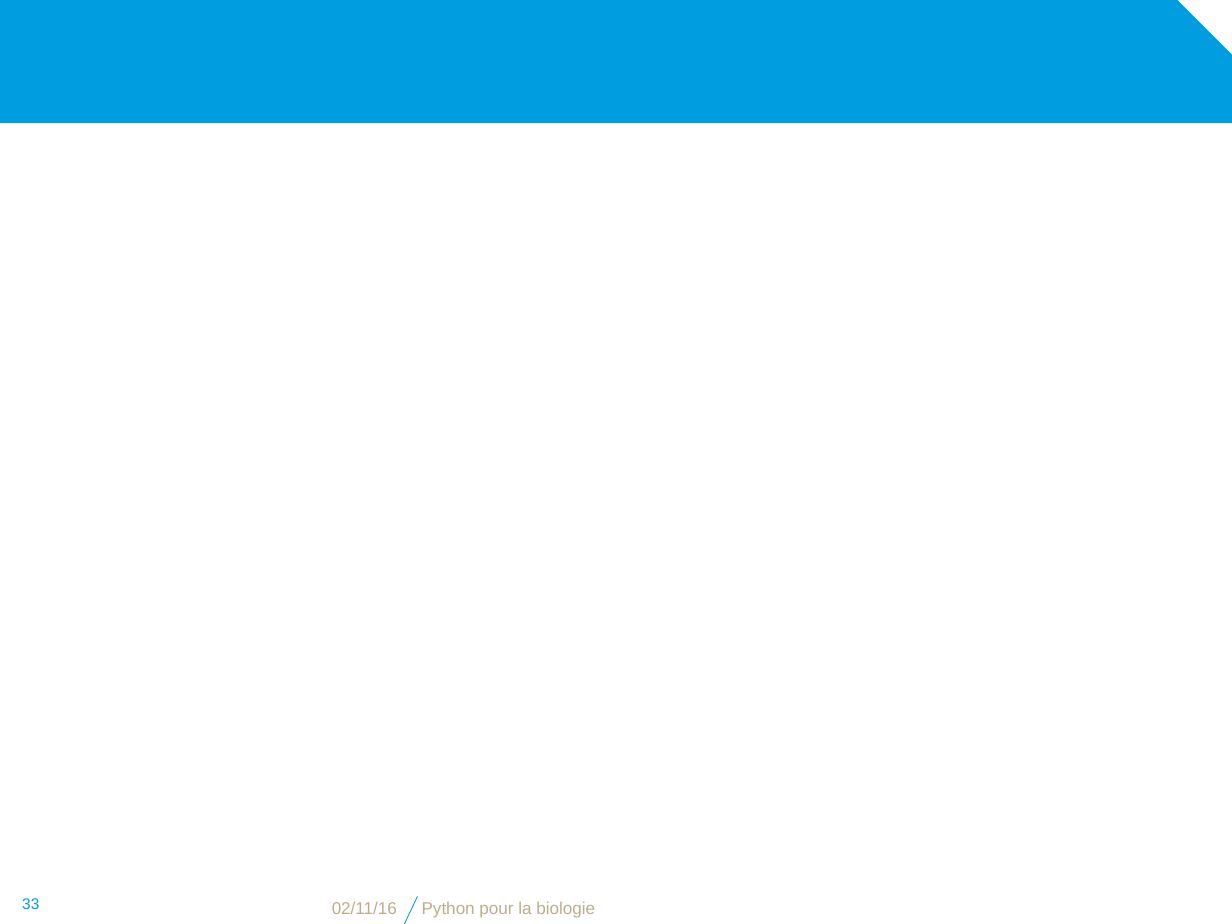
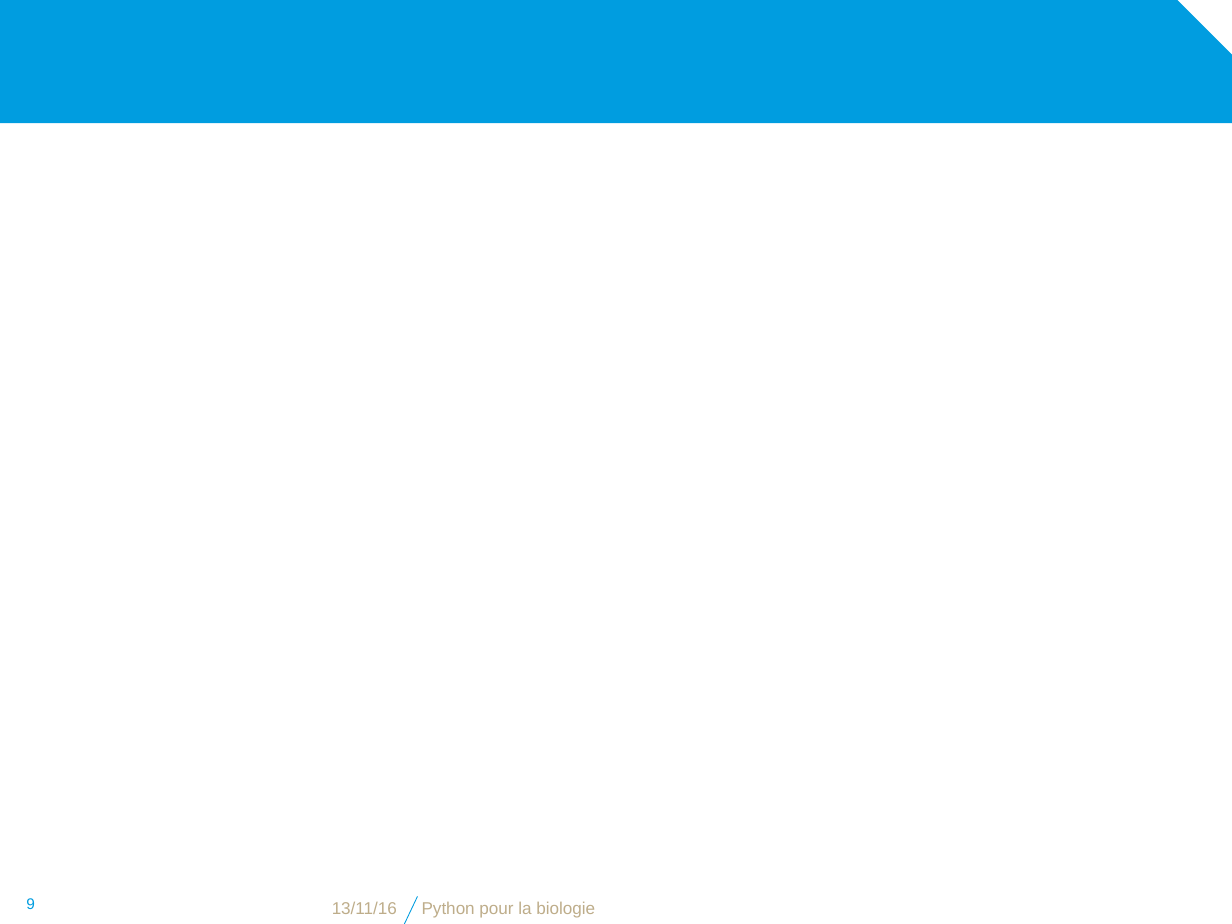
Before and after one commit to bdartigues/python_cnrs_formation, a slide deck: slide 9 of slides/python_biopython_Blast.pptx (slide 33 before the commit). Drawn at 1232x924 pixels with LibreOffice and Linux fonts; fonts in the diff are those of the drawing; background and template pictures are left out. Boxes give left, top, right and bottom in pixels: in the first picture for what was removed or moved away, otherwise in the second. Text is boxed around its words. In the diff, an @@ line names an element or a change of style, - is before the commit and + after.

```diff
--- a/slides/python_biopython_Blast.pptx
+++ b/slides/python_biopython_Blast.pptx
@@ page number at (x1=26, y1=898, x2=35, y2=909): text changed @@
-33
+9
@@ text at (x1=332, y1=901, x2=397, y2=914): text changed @@
-02/11/16
+13/11/16
```
Also in this commit, not shown: 2 other slides changed, 5 slides added, 29 slides removed, 4 other files.
